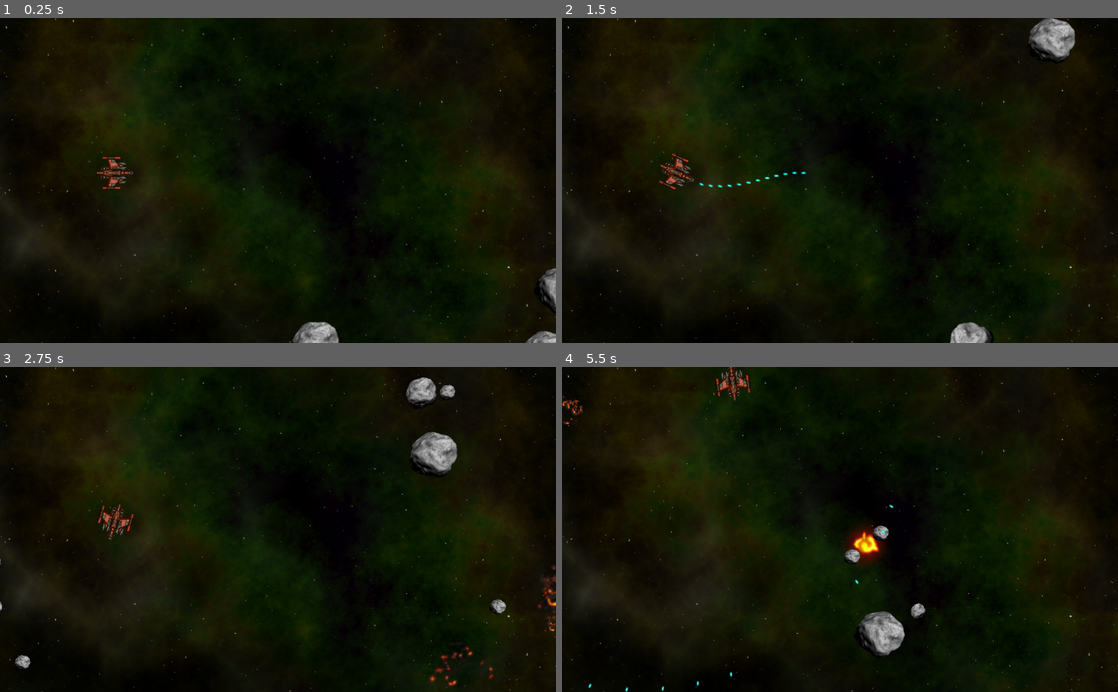
Above: before the commit, frames 1-4 (two rows, left to right).
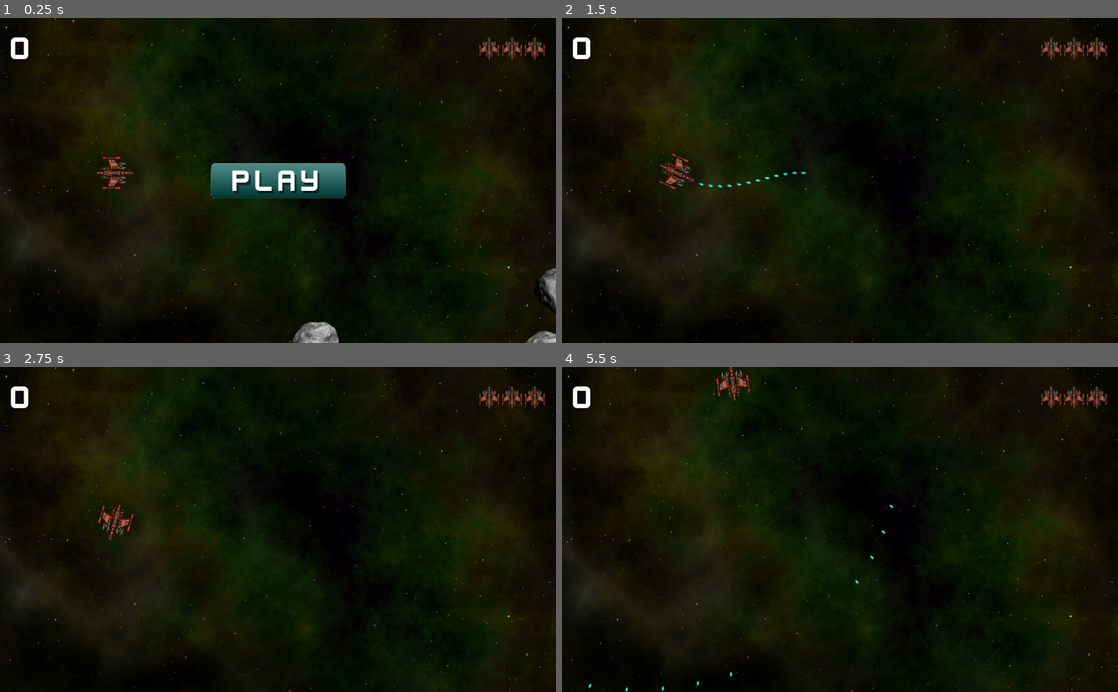
Above: after the commit, the same moments.

Repository: cesarmg1980/space-rocks-v2
Game: Godot game, scene res://Main.tscn
Same seed, same stepped clock (60 frames per second), same inputs: the game is played once before the commit and once after it.
Inputs (mouse positions are in pixels of both pictures, inside the frame that each line leads up to):
- Up to frame 1 (0.25 s): no input
- Up to frame 2 (1.5 s): click (840, 180) at 0.52 s; hold Right (rotate_right) from 1.28 s (still down); hold Space (shoot) from 1.28 s (still down)
- Up to frame 3 (2.75 s): release Right (rotate_right) at 2.03 s; release Space (shoot) at 2.03 s; hold Left (rotate_left) from 2.03 s (still down); tap Space (shoot) at 2.1 s
- Up to frame 4 (5.5 s): release Left (rotate_left) at 2.78 s; hold Right (rotate_right) 2.78-3.53 s; hold Space (shoot) 2.78-3.53 s; hold Up (thrust) 3.53-4.28 s; tap Space (shoot) at 3.6, 5.1 s; hold Space (shoot) 4.28-5.03 s; hold Left (rotate_left) from 4.28 s (still down)

The runs differ from the first frame. In frame 1, 3.2% of the frame differs, in the area x 1-98%, y 5-56%; in frame 2, 1.5%; in frame 3, 2.4%; in frame 4, 2.3%.
Error after the commit: Invalid call. Nonexistent function 'start' in base 'RigidBody2D (player.gd)'. (res://Main.gd:16)

Commit message:
added the hud

Diff:
--- a/Main.gd
+++ b/Main.gd
@@ -3,6 +3,35 @@
 export (PackedScene) var Rock
 
 var screensize = Vector2()
+var level = 0
+var score = 0
+var playing = false
+
+func new_game():
+	for rock in $Rocks.get_children():
+		rock.queue_free()
+	level = 0
+	score = 0
+	$Hud.update_score(score)
+	$Player.start()
+	$Hud.show_message("Get Ready!")
+	yield($Hud/MessageTimer, "timeout")
+	playing = true
+	new_level()
+
+func new_level():
+	level += 1
+	$Hud.show_message("Wave %s" % level)
+	for i in range(level):
+		spawn_rock(3)
+
+func game_over():
+	playing = false
+	$Hud.game_over()
+
+func _process(delta):
+	if playing and $Rocks.get_child_count() == 0:
+		new_level()
 
 func _ready():
 	randomize()
--- a/Main.tscn
+++ b/Main.tscn
@@ -1,9 +1,10 @@
-[gd_scene load_steps=6 format=2]
+[gd_scene load_steps=7 format=2]
 
 [ext_resource path="res://player/player.tscn" type="PackedScene" id=1]
 [ext_resource path="res://assets/space_background.png" type="Texture" id=2]
 [ext_resource path="res://Main.gd" type="Script" id=3]
 [ext_resource path="res://rock/Rock.tscn" type="PackedScene" id=4]
+[ext_resource path="res://hud/hud.tscn" type="PackedScene" id=5]
 
 [sub_resource type="Curve2D" id=1]
 _data = {
@@ -29,6 +30,7 @@
 
 [node name="Rocks" type="Node" parent="."]
 
-[node name="CanvasLayer" type="CanvasLayer" parent="."]
+[node name="Hud" parent="." instance=ExtResource( 5 )]
 
 [connection signal="shoot" from="Player" to="." method="_on_Player_shoot"]
+[connection signal="start_game" from="Hud" to="." method="new_game"]
--- /dev/null
+++ b/hud/hud.gd
@@ -0,0 +1,37 @@
+extends CanvasLayer
+
+signal start_game
+
+onready var lives_counter = [
+	$MarginContainer/HBoxContainer/LivesCounter/L1,
+	$MarginContainer/HBoxContainer/LivesCounter/L2,
+	$MarginContainer/HBoxContainer/LivesCounter/L3
+]
+
+func show_message(message):
+	$MessageLabel.text = message
+	$MessageLabel.show()
+	$MessageTimer.start()
+
+func update_score(value):
+	$MarginContainer/HBoxContainer/ScoreLabel.text = str(value)
+
+func update_lives(value):
+	for item in range(3):
+		lives_counter[item].visible = value > item
+
+func game_over():
+	show_message("Game Over")
+	yield($MessageTimer, "timeout")
+	$StartButton.show()
+
+
+
+func _on_StartButton_pressed():
+	$StartButton.hide()
+	emit_signal("start_game")
+
+
+func _on_MessageTimer_timeout():
+	$MessageLabel.hide()
+	$MessageLabel.text = ''
--- a/hud/hud.tscn
+++ b/hud/hud.tscn
@@ -1,8 +1,9 @@
-[gd_scene load_steps=8 format=2]
+[gd_scene load_steps=9 format=2]
 
 [ext_resource path="res://assets/play_button.png" type="Texture" id=1]
 [ext_resource path="res://assets/player_small.png" type="Texture" id=2]
 [ext_resource path="res://assets/play_button_h.png" type="Texture" id=3]
+[ext_resource path="res://hud/hud.gd" type="Script" id=4]
 
 [sub_resource type="DynamicFontData" id=1]
 font_path = "res://assets/kenvector_future_thin.ttf"
@@ -18,6 +19,7 @@
 font_data = SubResource( 3 )
 
 [node name="Hud" type="CanvasLayer"]
+script = ExtResource( 4 )
 
 [node name="MarginContainer" type="MarginContainer" parent="."]
 anchor_right = 1.0
@@ -82,3 +84,6 @@
 [node name="MessageTimer" type="Timer" parent="."]
 wait_time = 2.0
 one_shot = true
+
+[connection signal="pressed" from="StartButton" to="." method="_on_StartButton_pressed"]
+[connection signal="timeout" from="MessageTimer" to="." method="_on_MessageTimer_timeout"]
